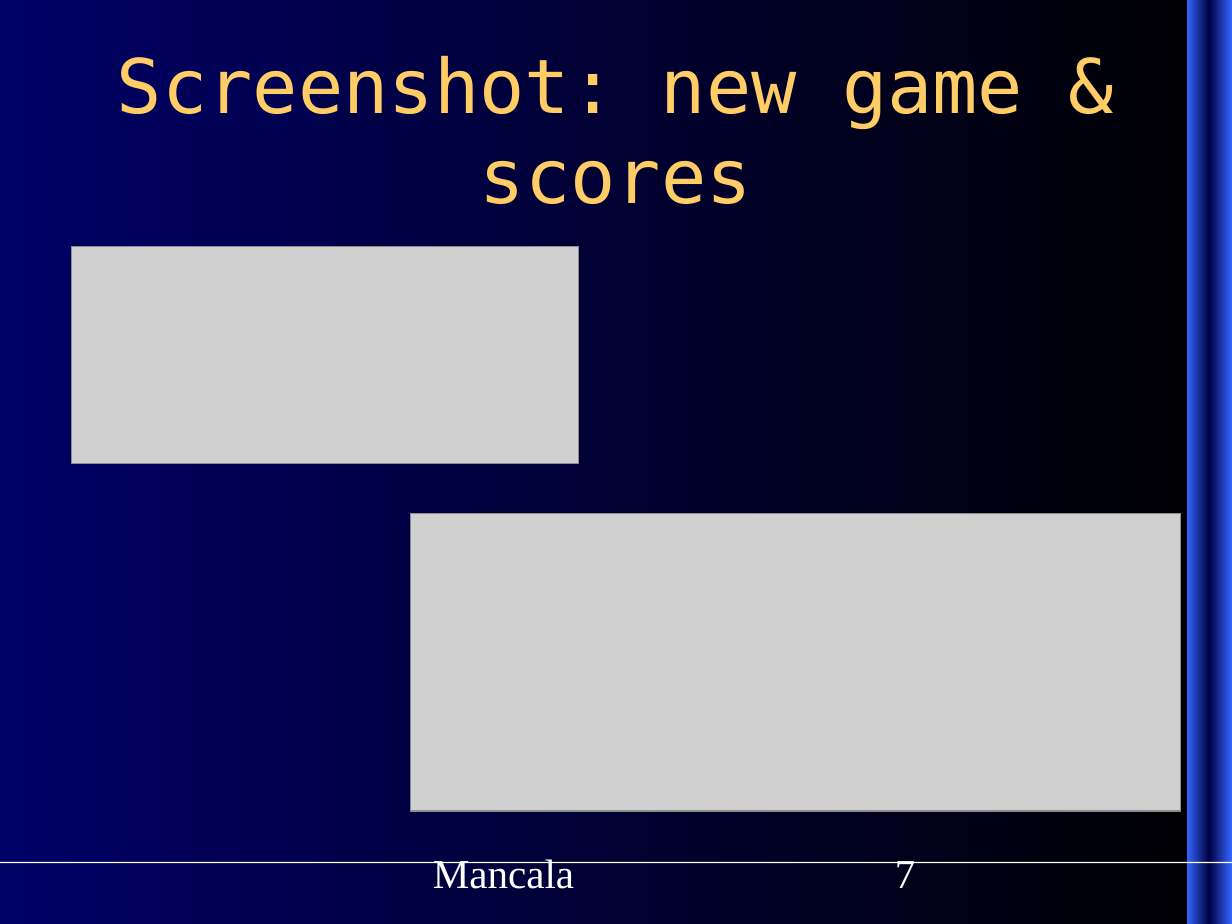
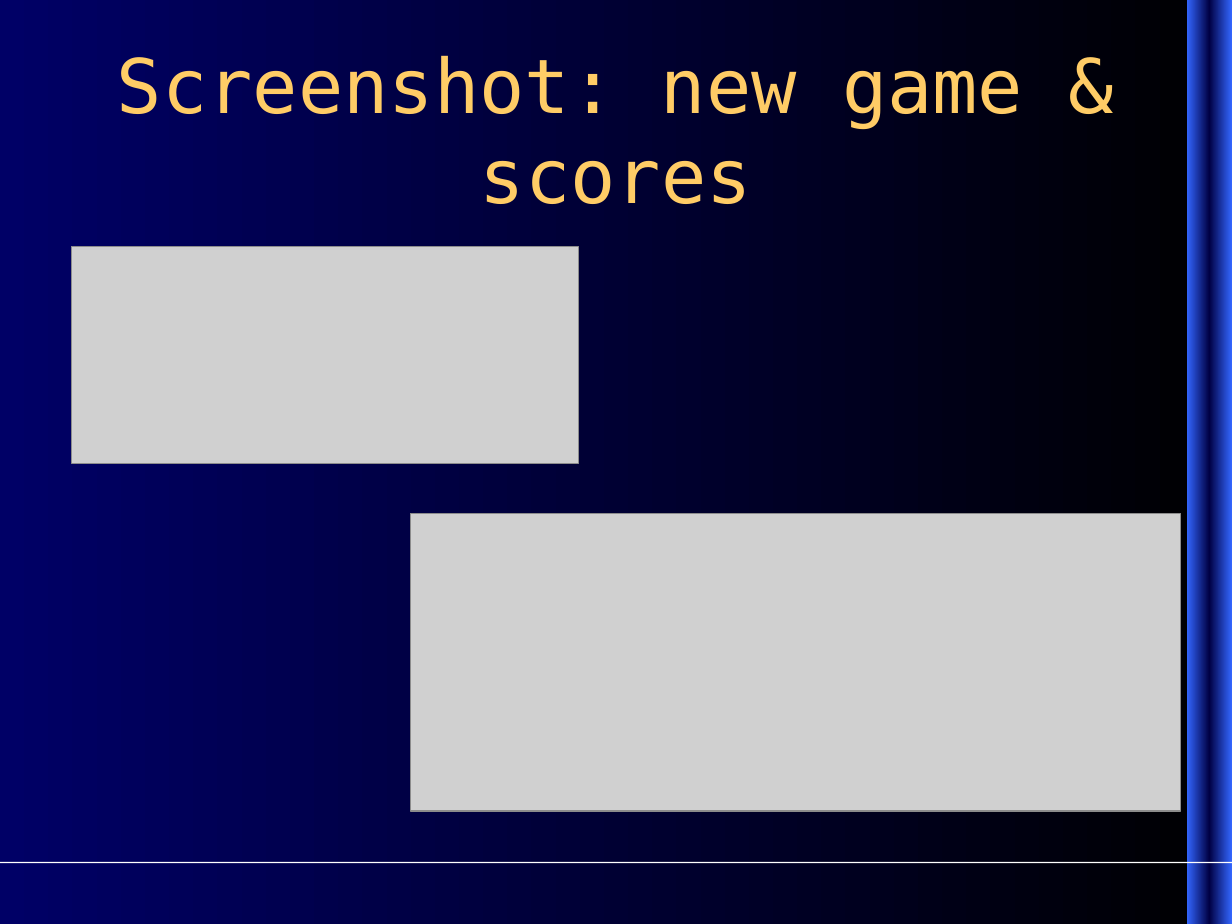
Before and after one commit to sysmod/sysmod10, a slide deck: slide 7 of Documents/presentation.ppt. Drawn at 1232x924 pixels with LibreOffice and Linux fonts; fonts in the diff are those of the drawing; grey boxes stand for pictures. Boxes give left, top, right and bottom in pixels: in the first picture for what was removed or moved away, otherwise in the second. Text is boxed around its words. In the diff, an @@ line names an element or a change of style, - is before the commit and + after.

Commit message:
Final presentation

```diff
--- a/Documents/presentation.ppt
+++ b/Documents/presentation.ppt
@@ text removed at <box>433,859,574,889</box> @@
-Mancala
@@ page number removed at <box>895,861,916,888</box> @@
-7
```
Also in this commit, not shown: 6 other slides changed, 2 slides added, 2 slides removed.
